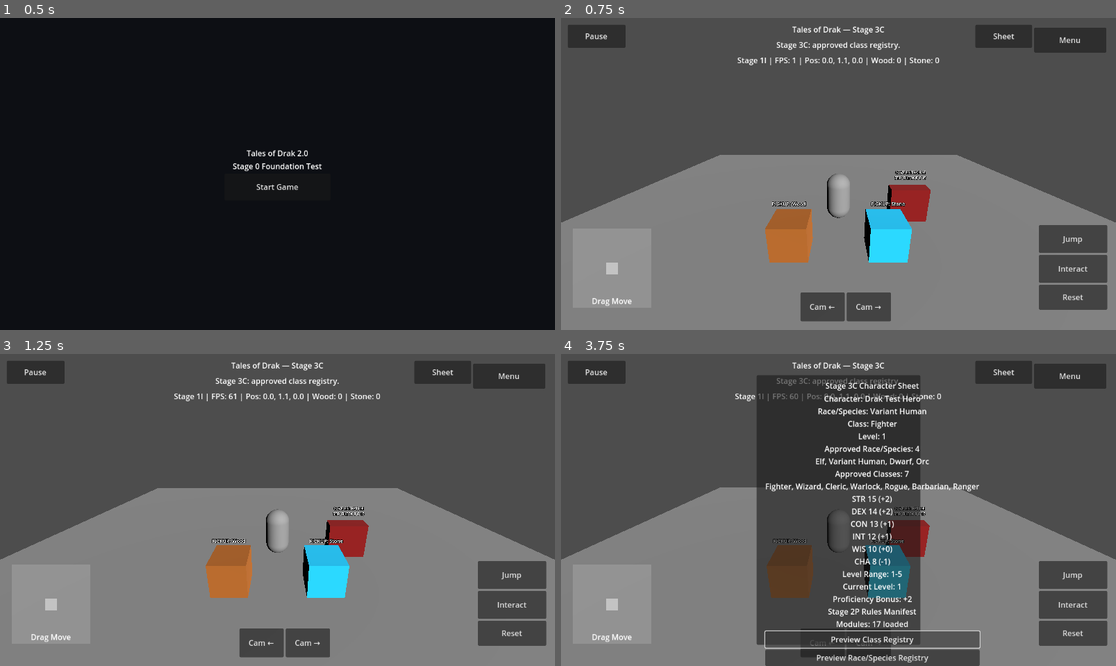
Above: before the commit, frames 1-4 (two rows, left to right).
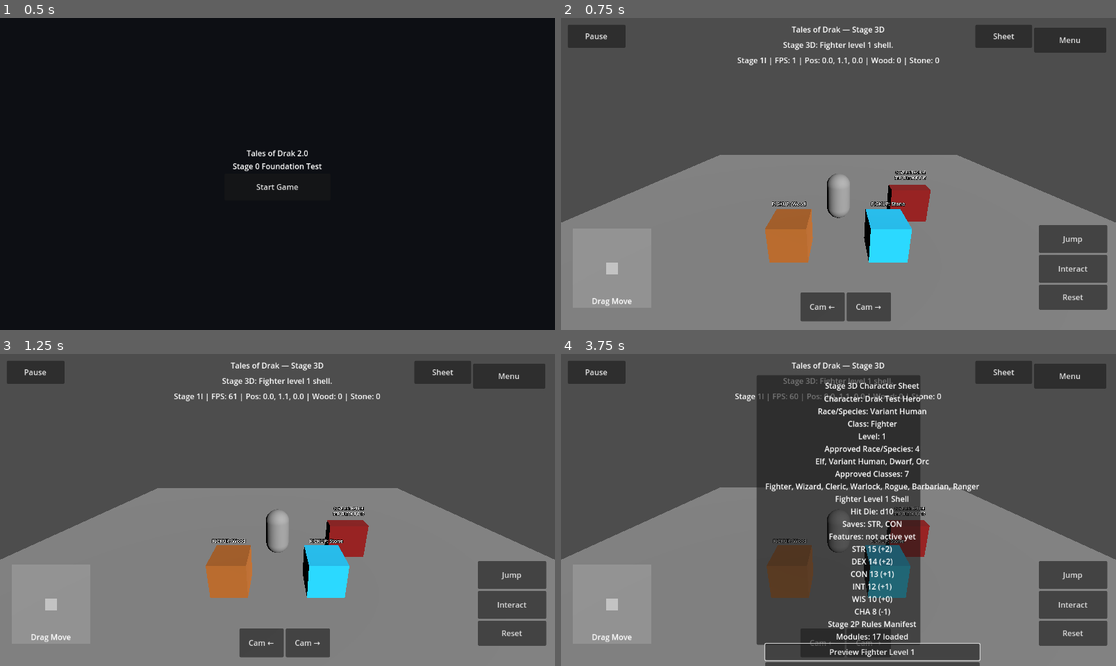
Above: after the commit, the same moments.

Repository: tristanvickery20/Tales-of-Drak-2.0
Game: Godot game, scene res://scenes/main_menu/main_menu.tscn
Two runs of this game, one before a commit and one after it. Both use one fixed random seed, a clock stepped at 60 frames per second and the inputs below.
Inputs (mouse positions are in pixels of both pictures, inside the frame that each line leads up to):
- Up to frame 1 (0.5 s): no input
- Up to frame 2 (0.75 s): click "Start Game" at 0.5 s
- Up to frame 3 (1.25 s): no input
- Up to frame 4 (3.75 s): click "Sheet" at 1.25 s; click (871, 653) at 2 s, where only the run after the commit has a clickable "Preview Fighter Level 1"; click (871, 653) at 2.75 s, where only the run after the commit has a clickable "Preview Fighter Level 1"; click (871, 641) at 3.5 s, where only the run before the commit has a clickable "Preview Class Registry"

Frame 1 is identical in both runs. In frame 2, 0.4% of the frame differs, in the area x 38-62%, y 2-11%; in frame 3, 0.4%; in frame 4, 3.9%, in the area x 36-76%, y 2-100%.

Commit message:
Add Stage 3D Fighter level one shell sheet preview

Diff:
--- a/drak/ui/drak_character_sheet_overlay.gd
+++ b/drak/ui/drak_character_sheet_overlay.gd
@@ -16,8 +16,8 @@
 const SPELLCASTING_SCRIPT := preload("res://drak/rules/drak_spellcasting.gd")
 const RULES_MANIFEST_SCRIPT := preload("res://drak/rules/drak_rules_manifest.gd")
 
-const CURRENT_STAGE_TITLE := "Tales of Drak — Stage 3C"
-const CURRENT_STAGE_STATUS := "Stage 3C: approved class registry."
+const CURRENT_STAGE_TITLE := "Tales of Drak — Stage 3D"
+const CURRENT_STAGE_STATUS := "Stage 3D: Fighter level 1 shell."
 const CURRENT_LEVEL := 1
 
 const CHARACTER_NAME := "Drak Test Hero"
@@ -25,6 +25,7 @@
 const CLASS_NAME := "Fighter"
 const APPROVED_RACE_SPECIES_TEXT := "Approved Race/Species: 4\nElf, Variant Human, Dwarf, Orc"
 const APPROVED_CLASSES_TEXT := "Approved Classes: 7\nFighter, Wizard, Cleric, Warlock, Rogue, Barbarian, Ranger"
+const FIGHTER_LEVEL_ONE_TEXT := "Fighter Level 1 Shell\nHit Die: d10\nSaves: STR, CON\nFeatures: not active yet"
 
 var _ability_scores: DrakAbilityScores = ABILITY_SCORES_SCRIPT.new()
 var _dice_roller: DrakDiceRoller = DICE_ROLLER_SCRIPT.new()
@@ -104,7 +105,7 @@
 
 	var title := Label.new()
 	title.name = "CharacterSheetTitle"
-	title.text = "Stage 3C Character Sheet"
+	title.text = "Stage 3D Character Sheet"
 	title.horizontal_alignment = HORIZONTAL_ALIGNMENT_CENTER
 	title.mouse_filter = Control.MOUSE_FILTER_IGNORE
 	box.add_child(title)
@@ -115,6 +116,14 @@
 	_sheet_text.horizontal_alignment = HORIZONTAL_ALIGNMENT_CENTER
 	_sheet_text.mouse_filter = Control.MOUSE_FILTER_IGNORE
 	box.add_child(_sheet_text)
+
+	var fighter_shell_button := Button.new()
+	fighter_shell_button.name = "PreviewFighterLevelOneShellButton"
+	fighter_shell_button.text = "Preview Fighter Level 1"
+	fighter_shell_button.custom_minimum_size = Vector2(270, 34)
+	fighter_shell_button.mouse_filter = Control.MOUSE_FILTER_STOP
+	fighter_shell_button.pressed.connect(_preview_fighter_level_one_shell)
+	box.add_child(fighter_shell_button)
 
 	var class_registry_button := Button.new()
 	class_registry_button.name = "PreviewClassRegistryButton"
@@ -166,7 +175,7 @@
 
 	_check_result_text = Label.new()
 	_check_result_text.name = "CheckResultText"
-	_check_result_text.text = "No class preview yet."
+	_check_result_text.text = "No Fighter preview yet."
 	_check_result_text.custom_minimum_size = Vector2(270, 46)
 	_check_result_text.size_flags_vertical = Control.SIZE_SHRINK_CENTER
 	_check_result_text.autowrap_mode = TextServer.AUTOWRAP_WORD_SMART
@@ -177,7 +186,7 @@
 
 	var note := Label.new()
 	note.name = "CharacterSheetNote"
-	note.text = "Stage 3C registry only. No class features/spells yet."
+	note.text = "Stage 3D Fighter shell only. No active features/combat yet."
 	note.autowrap_mode = TextServer.AUTOWRAP_WORD_SMART
 	note.horizontal_alignment = HORIZONTAL_ALIGNMENT_CENTER
 	note.mouse_filter = Control.MOUSE_FILTER_IGNORE
@@ -196,8 +205,8 @@
 		_get_character_identity_summary(),
 		APPROVED_RACE_SPECIES_TEXT,
 		APPROVED_CLASSES_TEXT,
+		FIGHTER_LEVEL_ONE_TEXT,
 		_ability_scores.get_summary_text(),
-		_level_progression.get_summary_text(CURRENT_LEVEL),
 		_rules_manifest.get_summary_text(),
 	]
 
@@ -217,6 +226,9 @@
 func _hide_sheet() -> void:
 	_sheet_panel.visible = false
 
+func _preview_fighter_level_one_shell() -> void:
+	_check_result_text.text = "Fighter 1 shell: d10, STR/CON saves as labels only. No features/combat."
+
 func _preview_class_registry() -> void:
 	_check_result_text.text = "Approved: Fighter, Wizard, Cleric, Warlock, Rogue, Barbarian, Ranger. No features yet."
 
@@ -271,6 +283,6 @@
 
 func _replace_stage_text(text: String) -> String:
 	var updated := text
-	for stage_name in ["Stage 11", "Stage 1I", "Stage 1E", "Sta …(230 unchanged characters)…  2Q", "Stage 2R", "Stage 3A", "Stage 3B"]:
-		updated = updated.replace(stage_name, "Stage 3C")
+	for stage_name in ["Stage 11", "Stage 1I", "Stage 1E", "Sta …(230 unchanged characters)…  2Q", "Stage 2R", "Stage 3A", "Stage 3B", "Stage 3C"]:
+		updated = updated.replace(stage_name, "Stage 3D")
 	return updated
